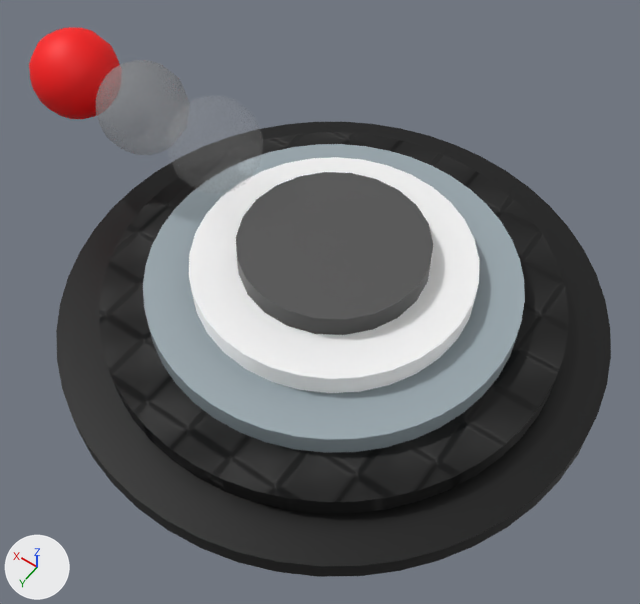
A saved change to the glTF model BabylonTest/scenes/Objekte.glb.
Before and after are seen from a 50 mm lens placed at (-3115.0, 1943.0, 2415.0), pointed at (-1823.0, 133.0, -429.0). The axes (+X, +Y, +Z) are drawn at lower left. The lights are the same throughout. Where no turn or scale is listed for an object, it has been applied to the vertices.

Names of what the first picture shows: 'Cylinder_1_Gummy', 'Cylinder_2_Chrom', 'Cylinder_3_Lack', 'Cylinder_4_Plastic', 'Cylinder_5_Glas', 'Sphere', 'Sphere.1', 'Sphere.2'.
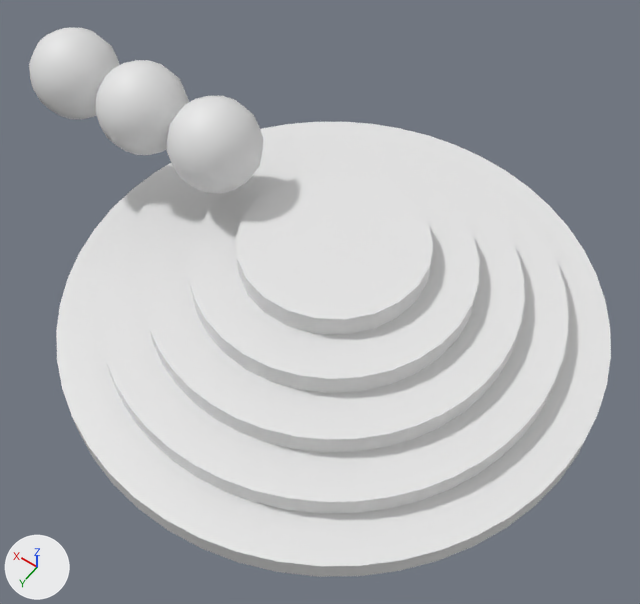
The newer file is also rescaled (x2.568), turned or shifted as a whole; pictures and numbers use the older file's frame.

What changed in the scene script:
```text
Change me_sphere_2:
    where me_sphere_2.from_pydata(...)  # 114 vertices, 224 faces; spans x -195.0..195.0, y -195.0..195.0, z -195.0..195.0
    remove me_sphere_2.materials.append(mat_lampe_rot)  # red #ff0000
Change me_sphere_1:
    where me_sphere_1.from_pydata(...)  # 114 vertices, 224 faces; spans x -195.0..195.0, y -195.0..195.0, z -195.0..195.0
    remove me_sphere_1.materials.append(mat_lampe_weisz)  # grey #a0a0a0
Change me_sphere:
    where me_sphere.from_pydata(...)  # 114 vertices, 224 faces; spans x -195.0..195.0, y -195.0..195.0, z -195.0..195.0
    remove me_sphere.materials.append(mat_lampe_transparent)  # white #f0f0f0
Change me_cylinder_5_glas:
    where me_cylinder_5_glas.from_pydata(...)  # 102 vertices, 200 faces; spans x -1168.0..1168.0, y -1166.0..1166.0, z -49.0..49.0
    remove me_cylinder_5_glas.materials.append(mat_mat_glas)  # black #000000
Change me_cylinder_4_plastic:
    where me_cylinder_4_plastic.from_pydata(...)  # 102 vertices, 200 faces; spans x -974.0..974.0, y -972.0..972.0, z -49.0..49.0
    remove me_cylinder_4_plastic.materials.append(mat_mat_plastik)
Change me_cylinder_3_lack:
    where me_cylinder_3_lack.from_pydata(...)  # 90 vertices, 176 faces; spans x -779.0..779.0, y -779.0..779.0, z -268.0..-170.0
    remove me_cylinder_3_lack.materials.append(mat_mat_lack)  # grey #9aa8ae
Change me_cylinder_1_gummy:
    where me_cylinder_1_gummy.from_pydata(...)  # 46 vertices, 88 faces; spans x -389.0..389.0, y -385.0..385.0, z -49.0..49.0
    remove me_cylinder_1_gummy.materials.append(mat_mat_gummi)  # dark grey #535353
```

Where the change shows, as pixel boxes [x1, y1, x2, y2] in the pictures (640 x 604 px):
'Cylinder_5_Glas', recoloured (black to white)
    both: [56, 122, 611, 577]
'Cylinder_4_Plastic', recoloured (black to white)
    both: [99, 132, 568, 514]
'Cylinder_3_Lack', recoloured (grey to white)
    both: [143, 144, 525, 453]
'Cylinder_1_Gummy', recoloured (grey to white)
    both: [236, 172, 433, 335]
'Sphere', recoloured (grey to white)
    both: [167, 96, 264, 194]
'Sphere.1', recoloured (grey to white)
    both: [96, 60, 189, 155]
'Sphere.2', recoloured (red to white)
    both: [29, 27, 120, 119]
